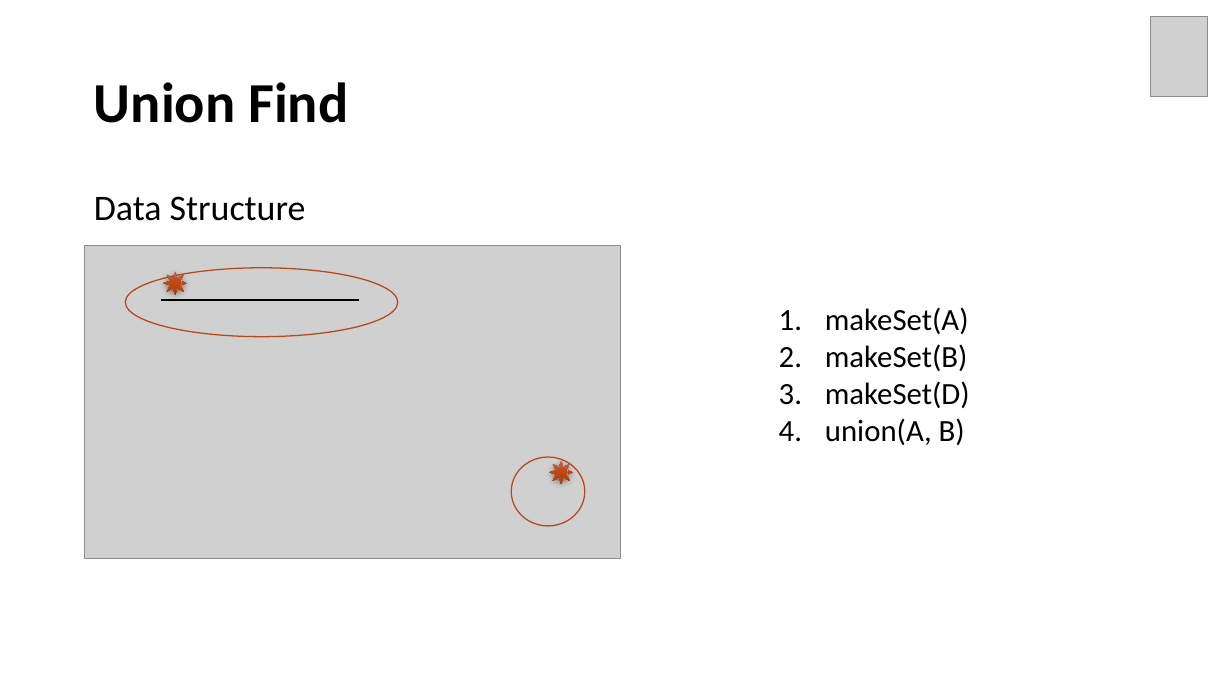
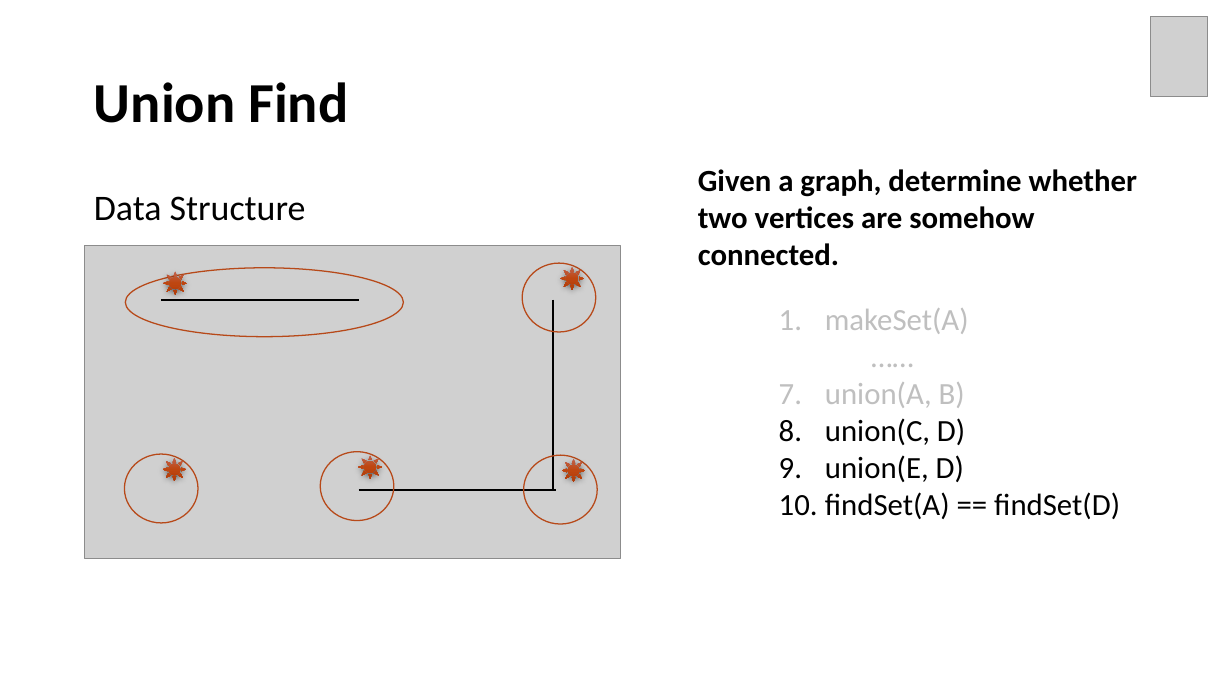
Before and after one commit to Neo-Hao/union-find, a slide deck: slide 9 of slides.pptx. Drawn at 1232x693 pixels with LibreOffice and Linux fonts; fonts in the diff are those of the drawing; grey boxes stand for pictures. Boxes give left, top, right and bottom in pixels: in the first picture for what was removed or moved away, otherwise in the second. Text is boxed around its words. In the diff, an @@ line names an element or a change of style, - is before the commit and + after.

Commit message:
updates on union find two versions

```diff
--- a/slides.pptx
+++ b/slides.pptx
@@ text added at [698, 169, 1137, 266], 24 pt, text #000000, bold @@
+Given a graph, determine whether two vertices are somehow connected.
@@ ellipse: place and size @@
-ellipse at [126, 268, 398, 337]
+ellipse at [126, 268, 404, 337]
@@ ellipse added at [522, 263, 596, 333], outline #B74919 1 pt @@
@@ sun added at [561, 267, 584, 290], fill gradient #C2634D to #BF4611 to #B13B08 @@
@@ line added from (553, 299) to (553, 491), #000000 1.5 pt @@
@@ text at [825, 308, 969, 408]: text colour #000000 to #BFBFBF in "makeSet(A)", "union(A, B)" @@
@@ text at [825, 344, 970, 408]: text changed; text colour #000000 to #BFBFBF @@
-2. makeSet(B)
-3. makeSet(D)
+……
@@ text at [825, 418, 1120, 519]: paragraphs added @@
+8. union(C, D)
+9. union(E, D)
+10. findSet(A) == findSet(D)
@@ ellipse added at [125, 454, 199, 523], outline #B74919 1 pt @@
@@ sun added at [163, 457, 186, 481], fill gradient #C2634D to #BF4611 to #B13B08 @@
@@ ellipse added at [321, 452, 395, 521], outline #B74919 1 pt @@
@@ sun added at [359, 456, 382, 479], fill gradient #C2634D to #BF4611 to #B13B08 @@
@@ ellipse: place and size @@
-ellipse at [511, 457, 585, 527]
+ellipse at [524, 456, 598, 525]
@@ sun: place and size @@
-sun at [550, 461, 573, 484]
+sun at [562, 458, 585, 482]
@@ line added from (359, 491) to (556, 491), #000000 1.5 pt @@
```
Also in this commit, not shown: 33 other slides changed, 6 slides added, 10 slides removed.
